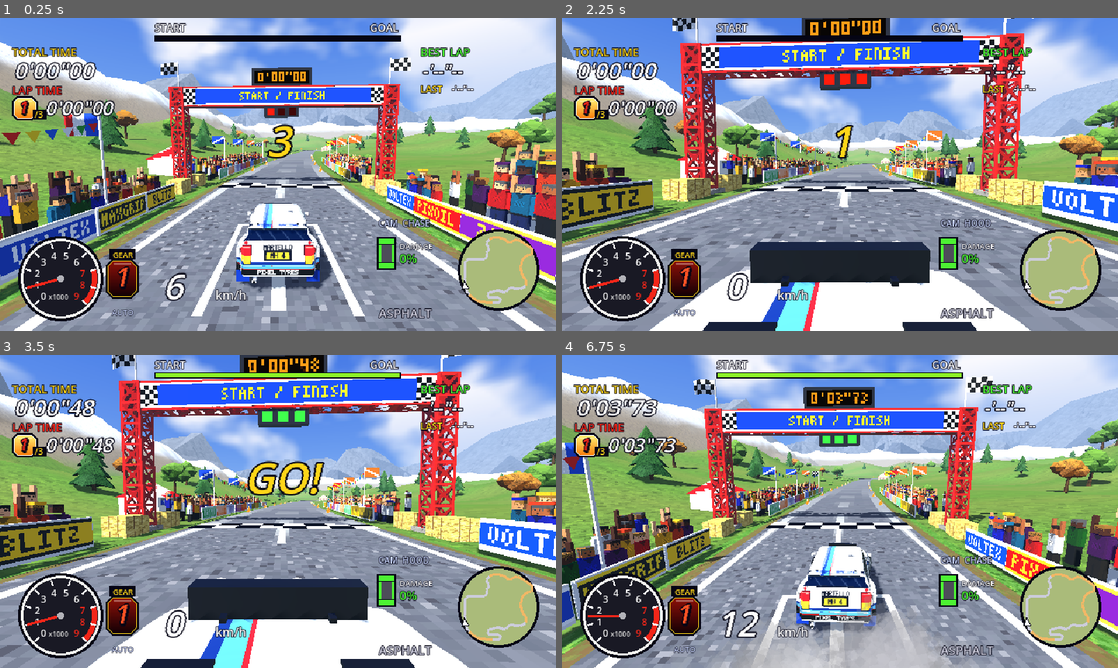
Above: before the commit, frames 1-4 (two rows, left to right).
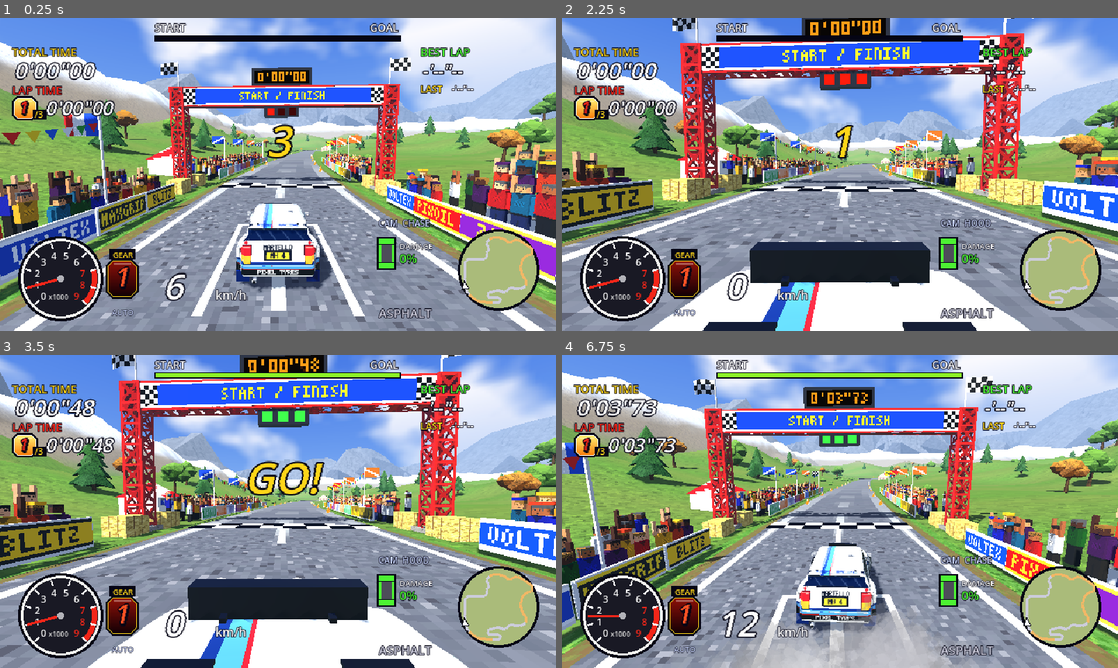
Above: after the commit, the same moments.

Repository: NiklasRenner/opus-rally-game
Game: Godot game, scene res://main.tscn
Two runs of this game, one before a commit and one after it. Both use one fixed random seed, a clock stepped at 60 frames per second and the inputs below. This scene is started directly instead of the project's main scene.
Inputs (mouse positions are in pixels of both pictures, inside the frame that each line leads up to):
- Up to frame 1 (0.25 s): no input
- Up to frame 2 (2.25 s): tap Enter (ui_accept) at 0.5, 0.77, 1.07 s; move the mouse to (812, 237) at 0.52 s; hold W (accelerate) 0.53-1.25 s; hold C (camera) 0.53-1.25 s; click (812, 237) at 0.67 s; drag from (1006, 221) to (812, 237) at 1.27 s; move the mouse to (673, 127) at 2.02 s; hold A (steer_left) from 2.03 s (still down); hold C (camera) from 2.03 s (still down)
- Up to frame 3 (3.5 s): release A (steer_left) at 2.75 s; release C (camera) at 2.75 s; drag from (305, 511) to (111, 464) at 2.77 s
- Up to frame 4 (6.75 s): move the mouse to (756, 433) at 3.52 s; hold S (brake) 3.53-4.25 s; hold C (camera) 3.53-4.25 s; tap Enter (ui_accept) at 3.77, 4.07 s; drag from (962, 495) to (756, 433) at 4.27 s; move the mouse to (728, 527) at 5.02 s; hold W (accelerate) 5.03-5.75 s; hold C (camera) 5.03-5.75 s; click (728, 527) at 5.17 s; drag from (895, 442) to (728, 527) at 5.77 s; move the mouse to (812, 574) at 6.52 s; hold D (steer_right) from 6.53 s (still down); hold C (camera) from 6.53 s (still down)

The runs differ from the first frame. In frame 1, 0.4% of the frame differs, in the area x 42-58%, y 62-85%; in frame 2, 0.4%; in frame 3, 0.4%; in frame 4, 0.4%.

Commit message:
Bake retro lighting into every vehicle
One pass in the Blender builder (bake_light) writes light into each model's
vertex colours: tops lit and undersides in shadow (strong on round tubes,
gentle on painted panels so liveries stay readable), and darkening low down,
under the body and round the wheel arches. Spinning parts get a flat tone so
the light doesn't turn with them. All four cars, the F1, the truck and the
tank are rebuilt with it; in game every lit material multiplies by the
baked light, and dentable panels keep it under their dent scuffs.

Co-Authored-By: Claude Opus 5.5 (1M context) <noreply@anthropic.com>

Diff:
--- a/scripts/car_model.gd
+++ b/scripts/car_model.gd
@@ -94,6 +94,10 @@
 	_axle_y = [_axles[0].position.y if _axles[0] else 0.0, _axles[1].position.y if _axles[1] else 0.0]
 	add_child(root)
 	var mats := _tank_materials() if is_tank() else _car_materials()
+	for m in mats.values():
+		var bm := m as BaseMaterial3D
+		if bm and bm.shading_mode != BaseMaterial3D.SHADING_MODE_UNSHADED:
+			bm.vertex_color_use_as_albedo = true  # light baked into the model (art/cars/build_cars.py)
 	for mi in root.find_children("*", "MeshInstance3D", true, false):
 		var mesh: Mesh = (mi as MeshInstance3D).mesh
 		for s in mesh.get_surface_count():
@@ -276,25 +280,30 @@
 			idx.resize(v.size())
 			for i in v.size():
 				idx[i] = i
+		# light baked into the model, if any, is where the dent scuffs start from
+		var baked: PackedColorArray = arr[Mesh.ARRAY_COLOR] if arr[Mesh.ARRAY_COLOR] != null else PackedColorArray()
 		var verts := PackedVector3Array()
 		var uvs := PackedVector2Array()
+		var colors := PackedColorArray()
 		for i in idx:
 			verts.append(v[i])
 			uvs.append(uv[i])
+			colors.append(baked[i] if not baked.is_empty() else Color.WHITE)
 		var mat := mi.get_surface_override_material(s)
-		_add_deformable(mi, verts, uvs, mat if mat else mesh.surface_get_material(s))
+		_add_deformable(mi, verts, uvs, mat if mat else mesh.surface_get_material(s), colors)
 	mi.mesh = null
 
 
-## A dentable triangle soup. Its vertex colours (white, scuffed darker by
-## dents) tint the material's texture.
-func _add_deformable(parent: Node3D, verts: PackedVector3Array, uvs: PackedVector2Array, mat: Material) -> void:
+## A dentable triangle soup. Its vertex colours (the model's baked light, or
+## white, scuffed darker by dents) tint the material's texture.
+func _add_deformable(parent: Node3D, verts: PackedVector3Array, uvs: PackedVector2Array, mat: Material,
+		colors := PackedColorArray()) -> void:
 	var arrays := []
 	arrays.resize(Mesh.ARRAY_MAX)
 	arrays[Mesh.ARRAY_TEX_UV] = uvs
-	var colors := PackedColorArray()
-	colors.resize(verts.size())
-	colors.fill(Color.WHITE)
+	if colors.is_empty():
+		colors.resize(verts.size())
+		colors.fill(Color.WHITE)
 	var mi := MeshInstance3D.new()
 	mi.mesh = ArrayMesh.new()
 	parent.add_child(mi)
Binary file changed: models/balear.glb
Binary file changed: models/leopard.glb
Binary file changed: models/martello.glb
Binary file changed: models/pleiad.glb
Binary file changed: models/swamp.glb
Binary file changed: models/veloce.glb
Not shown, changed: art/cars/balear.blend
Not shown, changed: art/cars/build_cars.py
Not shown, changed: art/cars/martello.blend
Not shown, changed: art/cars/pleiad.blend
Not shown, changed: art/cars/swamp.blend
Not shown, changed: art/cars/veloce.blend
(and 1 more such lines)
